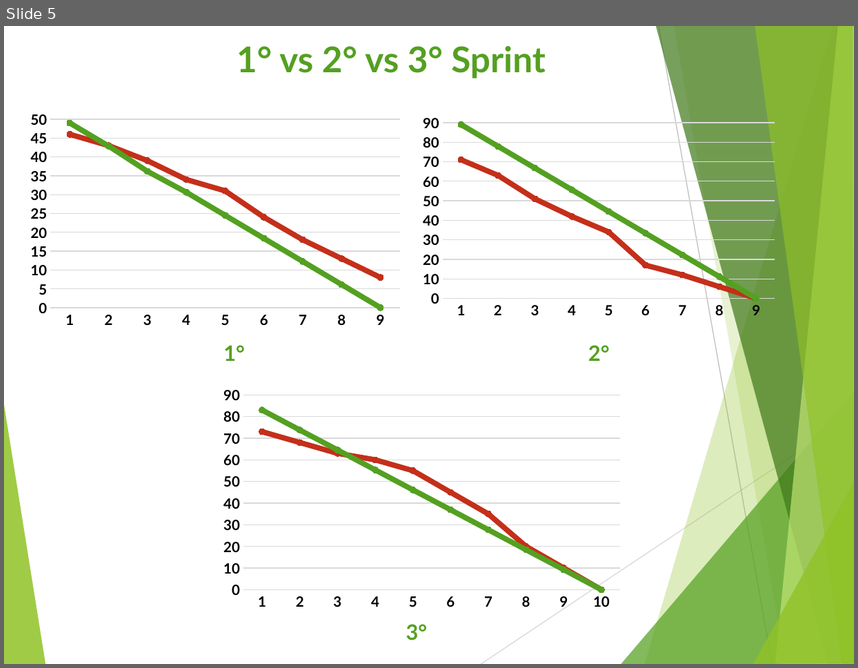
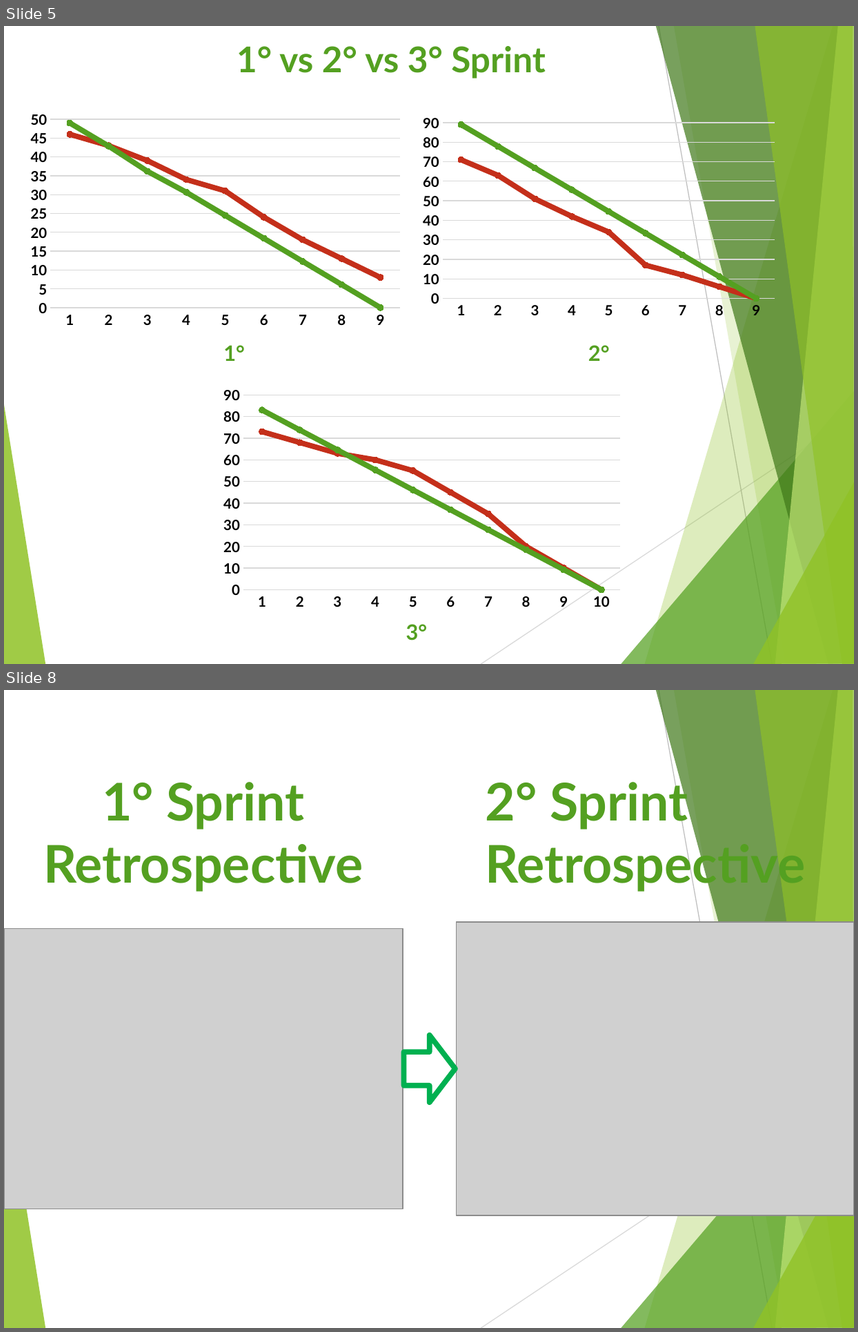
Before and after one commit to waelkarman/voyager-space-invasion, a slide deck: Sprint_3_v2.1.pptx. Shown one above the other, each under a label of ours: slide 5 before the commit, slides 5 and 8 after it; the slides between them are not shown. The pictures are 858x668 and 858x1332 pixels, drawn with LibreOffice and Linux fonts; fonts in the diff are those of the drawing; grey boxes stand for pictures. Boxes give left, top, right and bottom in pixels: in the first picture for what was removed or moved away, otherwise in the second. Text is boxed around its words. In the diff, an @@ line names an element or a change of style, - is before the commit and + after.

```diff
--- a/Sprint_3_v2.1.pptx
+++ b/Sprint_3_v2.1.pptx
@@ slide 8 added at (x1=4, y1=690, x2=854, y2=1328), background #FFFFFF; not listed: 10 template elements that a slide beside it also shows @@
@@ text added at (x1=43, y1=782, x2=363, y2=891), 44 pt, text #54A021, bold @@
+1° Sprint Retrospective
@@ text added at (x1=486, y1=776, x2=805, y2=891), 44 pt, text #54A021, bold @@
+2° Sprint Retrospective
@@ picture added at (x1=4, y1=929, x2=403, y2=1210) @@
@@ picture added at (x1=456, y1=922, x2=854, y2=1215) @@
@@ right arrow added at (x1=404, y1=1035, x2=455, y2=1103), outline #00B050 4.5 pt @@
```
Also in this commit, not shown: 3 slides changed, 2 other slides added, 15 other files.
